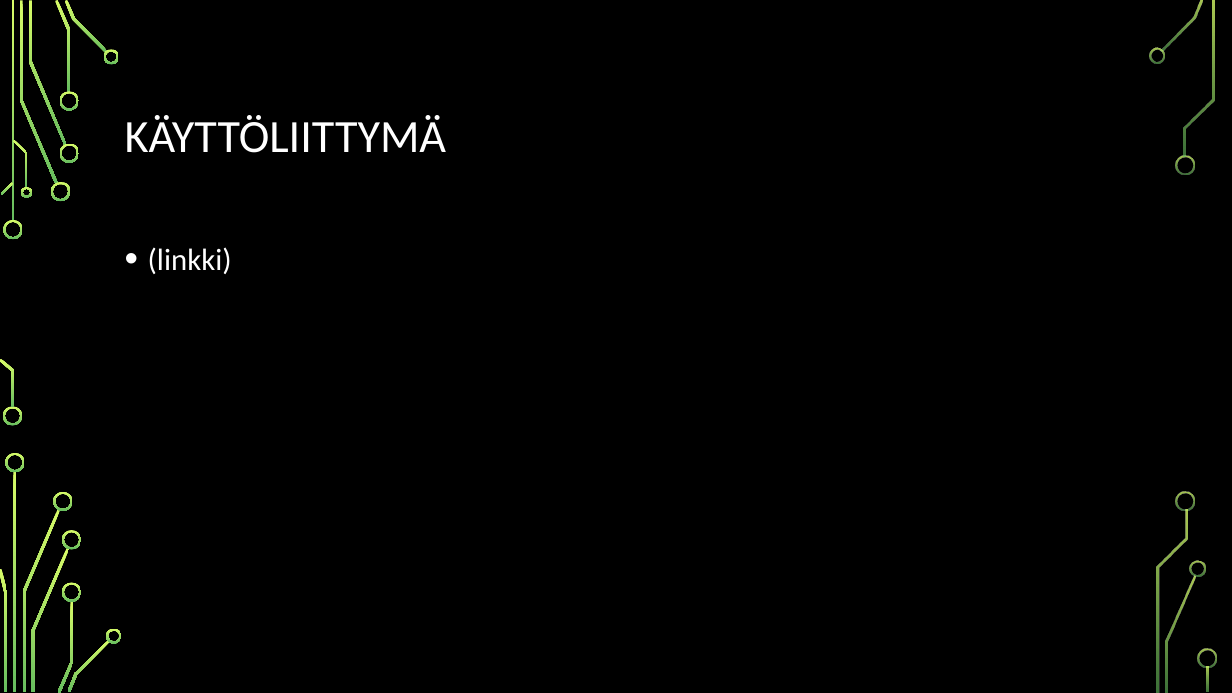
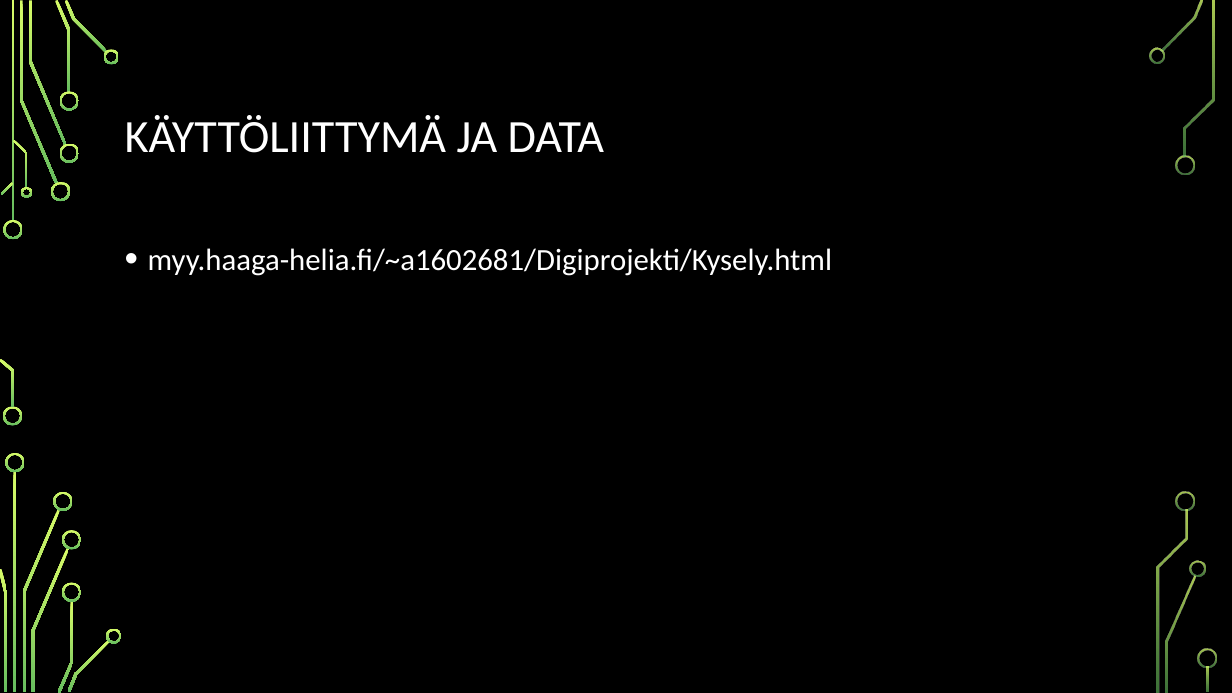
Before and after one commit to juliuspartanen/Reiska-1.1, a slide deck: slide 7 of PP-reiskat.pptx. Drawn at 1232x693 pixels with LibreOffice and Linux fonts; fonts in the diff are those of the drawing; background and template pictures are left out. Boxes give left, top, right and bottom in pixels: in the first picture for what was removed or moved away, otherwise in the second. Text is boxed around its words. In the diff, an @@ line names an element or a change of style, - is before the commit and + after.

```diff
--- a/PP-reiskat.pptx
+++ b/PP-reiskat.pptx
@@ title at box(125, 115, 604, 153): text changed @@
-KÄYTTÖLIITTYMÄ
+KÄYTTÖLIITTYMÄ JA DATA
@@ text at box(148, 248, 832, 276): text changed @@
-• (linkki)
+• myy.haaga-helia.fi/~a1602681/Digiprojekti/Kysely.html
```
Also in this commit, not shown: 4 other slides changed, 2 slides removed.
